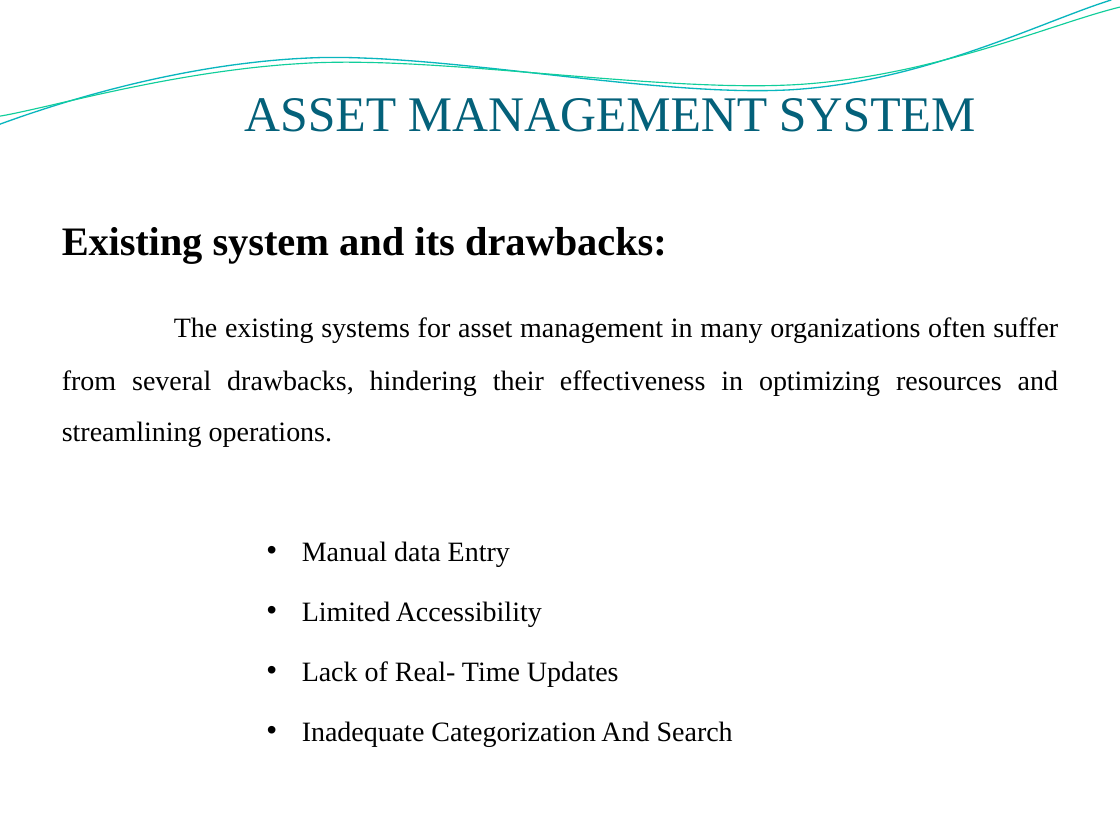
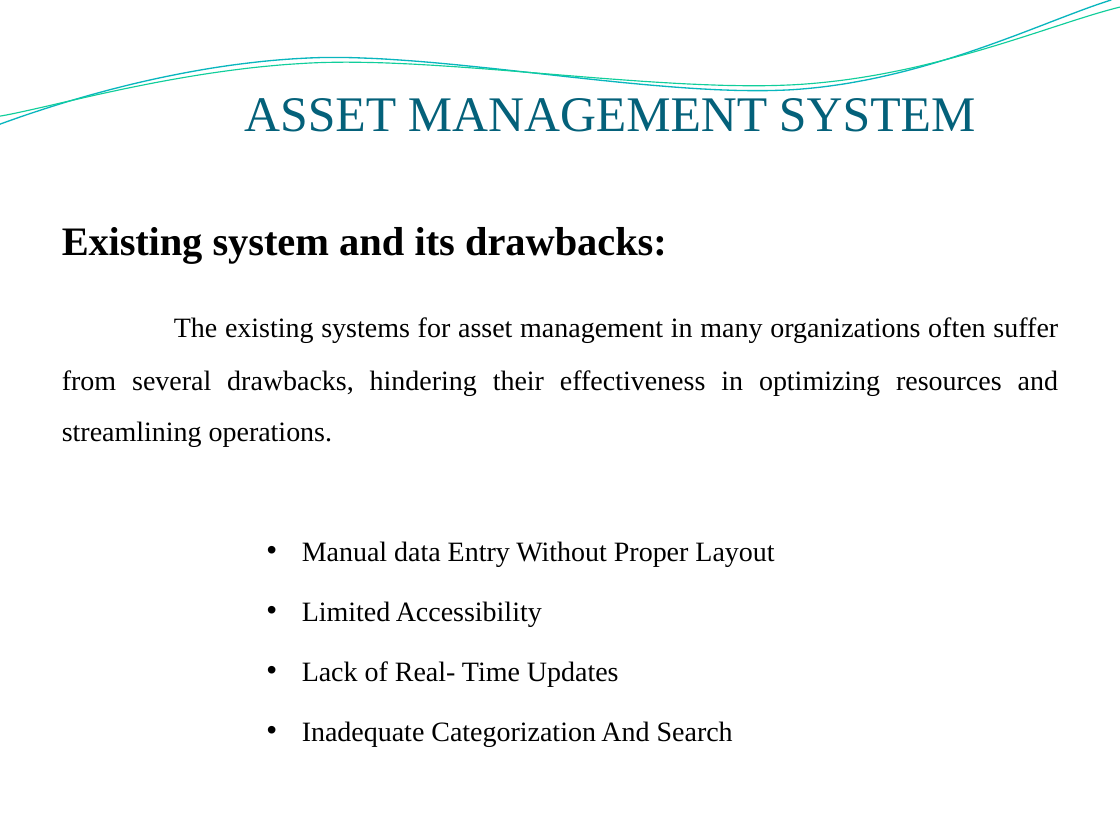
Before and after one commit to surya0811/Assetmanagement1, a slide deck: slide 5 of reports/ppt final.pptx. Drawn at 1120x840 pixels with LibreOffice and Linux fonts; fonts in the diff are those of the drawing; background and template pictures are left out. Boxes give left, top, right and bottom in pixels: in the first picture for what was removed or moved away, otherwise in the second. Text is boxed around its words. In the diff, an @@ line names an element or a change of style, - is before the commit and + after.

```diff
--- a/reports/ppt final.pptx
+++ b/reports/ppt final.pptx
@@ text at [302, 541, 774, 566]: text changed @@
-• Manual data Entry
+• Manual data Entry Without Proper Layout
```
Also in this commit, not shown: 4 other slides changed, 22 other files.
